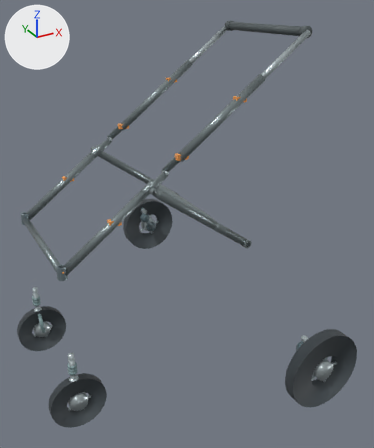
Renders of the glTF model models/no_cabin/w650_state4_wheel_M.glb from each side of a commit.
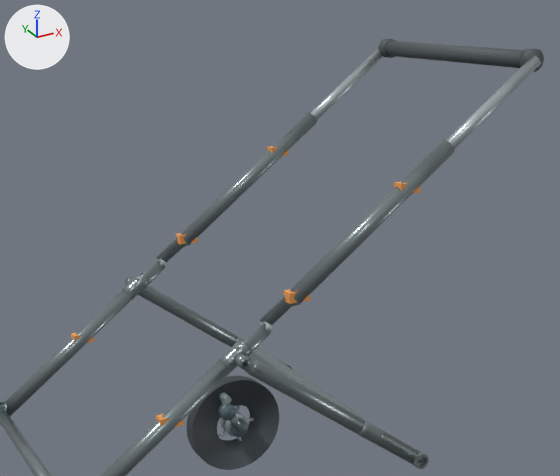
Old and new are each drawn whole from a 50 mm camera at (-0.297, -1.844, 1.201) aimed at (0.664, -0.096, 0.326) and again close up on the part from 7% to 86% of the width and 0% to 56% of the height. The axes (+X, +Y, +Z) are drawn at upper left. The lights are the same throughout. The last two pictures show the newer version.

The older version as bpy lines, for what is in view:
```python
me_rr_tire_021 = bpy.data.meshes.new('RR_tire.021')
me_rr_tire_021.from_pydata(...)  # 256 vertices, 512 faces; spans x 0.715..1.015, y 0.726..0.771, z -0.19..0.11
me_rr_tire_021.materials.append(mat_tire_001)  # dark grey #424b50
me_v46_rear_leg_1_012 = bpy.data.meshes.new('V46_rear_leg_1.012')
me_v46_rear_leg_1_012.from_pydata(...)  # 144 vertices, 284 faces; spans x 0.422..0.829, y 0.29..0.314, z 0.277..0.583
me_v46_rear_leg_1_012.materials.append(mat_frame)  # grey #869395
me_v46_rearbar_012 = bpy.data.meshes.new('V46_rearbar.012')
me_v46_rearbar_012.from_pydata(...)  # 384 vertices, 764 faces; spans x 0.679..0.719, y -0.302..0.302, z 0.358..0.398
me_v46_rearbar_012.materials.append(mat_frame)  # grey #869395
ob_rr_tire_014 = bpy.data.objects.new('RR_tire.014', me_rr_tire_021)
ob_rr_tire_014.location = (0.0, 0.0, 0.0)
ob_v46_rear_leg_1_012 = bpy.data.objects.new('V46_rear_leg_1.012', me_v46_rear_leg_1_012)
ob_v46_rear_leg_1_012.location = (0.0, 0.0, 0.0)
ob_v46_rearbar_012 = bpy.data.objects.new('V46_rearbar.012', me_v46_rearbar_012)
ob_v46_rearbar_012.location = (0.0, 0.0, 0.0)
# also in view: 'main_lower_1.013' at (0.25, 0.27, 0.457); 'main_upper_1.013' at (0.71, 0.27, 0.803); 'V46_rear_leg_-1.012' at (0.626, -0.302, 0.43); 'main_upper_-1.013' at (0.71, -0.27, 0.803); 'handle_slider_-1.014' at (0.94, -0.27, 0.975)
```
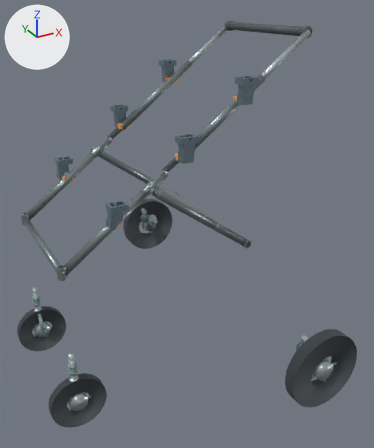
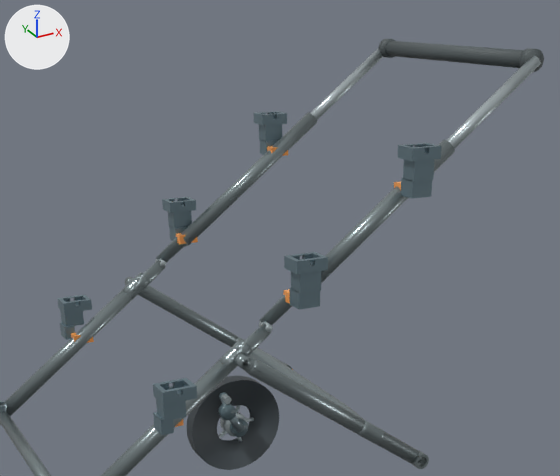
Patch to the scene script:
```diff
--- a/models/no_cabin/w650_state4_wheel_M.glb.py
+++ b/models/no_cabin/w650_state4_wheel_M.glb.py
@@ ob_universal_cabin_receiver_m__1 @@
+ob_universal_cabin_receiver_m__1 = bpy.data.objects.new('Universal_Cabin_Receiver_M_-1', me_universal_cabin_receiver_m__1)  # 76 vertices, 156 faces; spans x 0.5147..0.5787, y -0.33..-0.282, z 0.669..0.762; in mat_universal_cabin_receiver (greyish blue #768b95)
+ob_universal_cabin_receiver_m__1.location = (0.0, 0.0, 0.0)
@@ ob_universal_cabin_receiver_l__1 @@
+ob_universal_cabin_receiver_l__1 = bpy.data.objects.new('Universal_Cabin_Receiver_L_-1', me_universal_cabin_receiver_l__1)  # 76 vertices, 156 faces; spans x 0.245..0.312, y -0.33..-0.282, z 0.477..0.562; in mat_universal_cabin_receiver (greyish blue #768b95)
+ob_universal_cabin_receiver_l__1.location = (0.0, 0.0, 0.0)
@@ ob_universal_cabin_receiver_h__1 @@
+ob_universal_cabin_receiver_h__1 = bpy.data.objects.new('Universal_Cabin_Receiver_H_-1', me_universal_cabin_receiver_h__1)  # 76 vertices, 156 faces; spans x 0.7547..0.8187, y -0.33..-0.282, z 0.849..0.942; in mat_universal_cabin_receiver (greyish blue #768b95)
+ob_universal_cabin_receiver_h__1.location = (0.0, 0.0, 0.0)
@@ ob_universal_cabin_receiver_m_1 @@
+ob_universal_cabin_receiver_m_1 = bpy.data.objects.new('Universal_Cabin_Receiver_M_1', me_universal_cabin_receiver_m_1)  # 76 vertices, 156 faces; spans x 0.5147..0.5787, y 0.282..0.33, z 0.669..0.762; in mat_universal_cabin_receiver (greyish blue #768b95)
+ob_universal_cabin_receiver_m_1.location = (0.0, 0.0, 0.0)
@@ ob_universal_cabin_receiver_l_1 @@
+ob_universal_cabin_receiver_l_1 = bpy.data.objects.new('Universal_Cabin_Receiver_L_1', me_universal_cabin_receiver_l_1)  # 76 vertices, 156 faces; spans x 0.245..0.312, y 0.282..0.33, z 0.477..0.562; in mat_universal_cabin_receiver (greyish blue #768b95)
+ob_universal_cabin_receiver_l_1.location = (0.0, 0.0, 0.0)
@@ ob_universal_cabin_receiver_h_1 @@
+ob_universal_cabin_receiver_h_1 = bpy.data.objects.new('Universal_Cabin_Receiver_H_1', me_universal_cabin_receiver_h_1)  # 76 vertices, 156 faces; spans x 0.7547..0.8187, y 0.282..0.33, z 0.849..0.942; in mat_universal_cabin_receiver (greyish blue #768b95)
+ob_universal_cabin_receiver_h_1.location = (0.0, 0.0, 0.0)
```

Boxes [x1, y1, x2, y2] around the edits, measured in the close-ups (560 x 476 px):
'Universal_Cabin_Receiver_M_-1', added: after [284, 252, 328, 310]
'Universal_Cabin_Receiver_H_-1', added: after [398, 143, 441, 199]
'Universal_Cabin_Receiver_L_-1', added: after [153, 378, 197, 435]
'Universal_Cabin_Receiver_L_1', added: after [57, 295, 92, 340]
'Universal_Cabin_Receiver_M_1', added: after [162, 197, 196, 241]
'Universal_Cabin_Receiver_H_1', added: after [254, 111, 287, 155]
